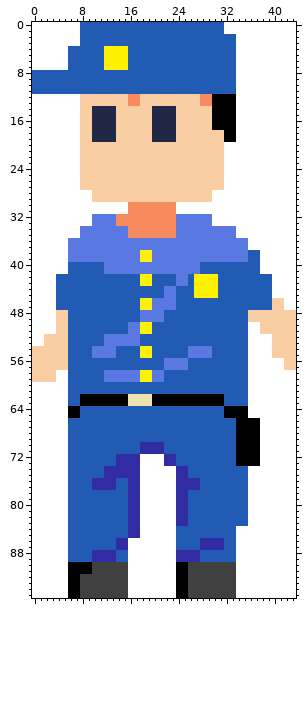
Two versions of one sprite sheet, data/img/enemy/guard/guard_00.png. The first picture shows the starting point.
The file is 44x96 pixels.
The same view after the edit:
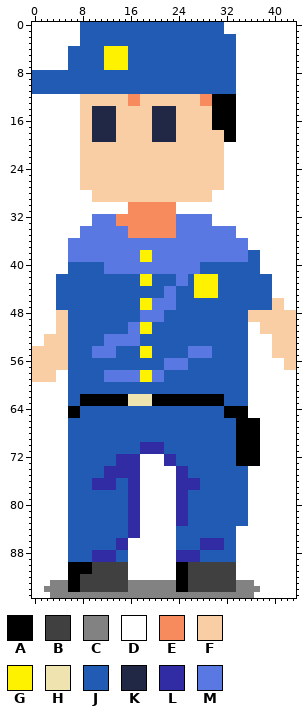
Palette (. is transparent): A #000000  B #404040  C #828282  D #ffffff  E #f78b5e  F #f9cea4  G #fff200  H #efe4b0  J #225bb3  K #212845  L #312ba4  M #5978e1
Diff:
@@ x 0..43 @@
 92 DDDDDDAABBBBBBBBDDDDDDDDAABBBBBBBBDDDDDDDDDD
-93 DDDDDDAABBBBBBBBDDDDDDDDAABBBBBBBBDDDDDDDDDD
-94 DDDDDDAABBBBBBBBDDDDDDDDAABBBBBBBBDDDDDDDDDD
-95 DDDDDDAABBBBBBBBDDDDDDDDAABBBBBBBBDDDDDDDDDD
+93 DDDCCCAABBBBBBBBCCCCCCCCAABBBBBBBBCCCDDDDDDD
+94 DDCCCCAABBBBBBBBCCCCCCCCAABBBBBBBBCCCCDDDDDD
+95 DDDCCCCCCCCCCCCCCCCCCCCCCCCCCCCCCCCCCDDDDDDD
Changed places in both pictures, as pixel boxes (x1, y1, x2, y2):
changed: (44, 580, 260, 598)
